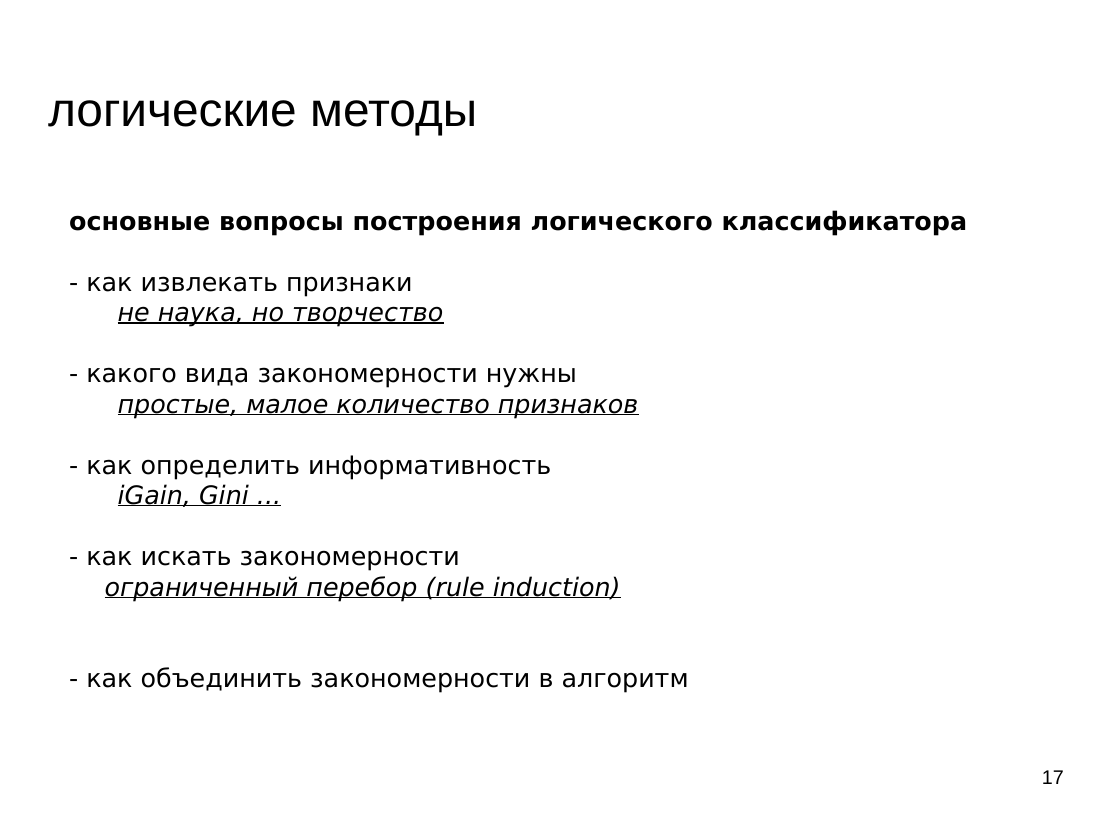
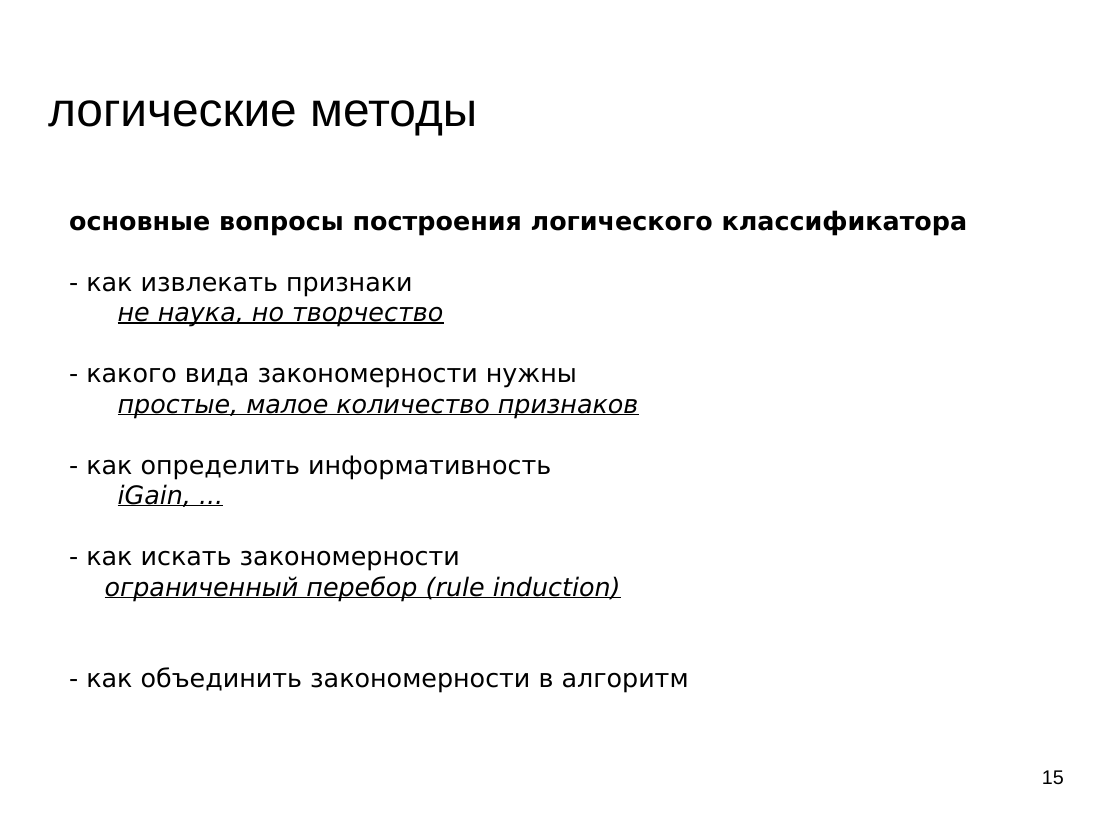
Before and after one commit to mechanoid5/ml_lectorium_legacy, a slide deck: slide 15 of 12-logical.odp (slide 17 before the commit). Drawn at 1120x840 pixels with LibreOffice and Linux fonts; fonts in the diff are those of the drawing; background and template pictures are left out. Boxes give left, top, right and bottom in pixels: in the first picture for what was removed or moved away, otherwise in the second. Text is boxed around its words. In the diff, an @@ line names an element or a change of style, - is before the commit and + after.

```diff
--- a/12-logical.odp
+++ b/12-logical.odp
@@ text at (118,484,191,507): text changed @@
-iGain, Gini ...
+iGain, ...
@@ page number at (1042,770,1064,785): text changed @@
-17
+15
```
Also in this commit, not shown: 7 other slides changed, 9 slides removed, 2 other files.
